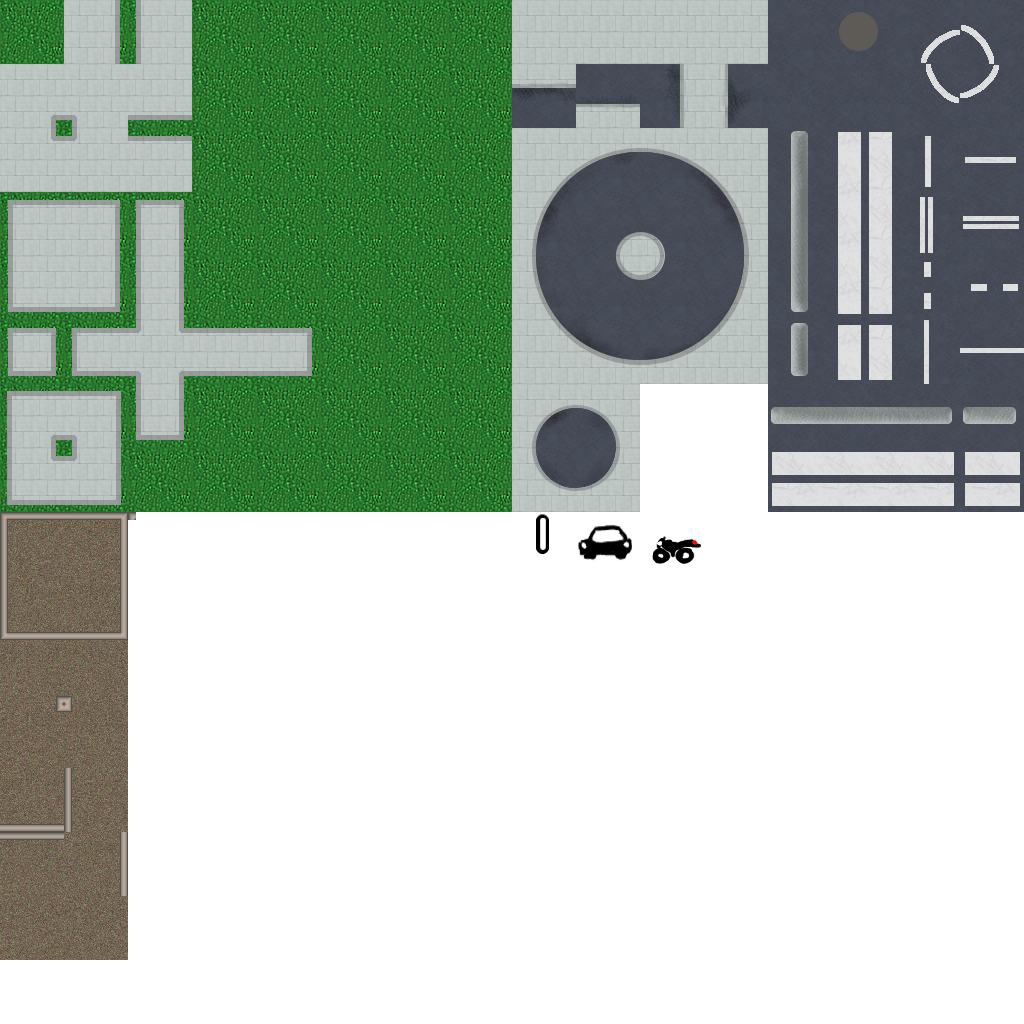
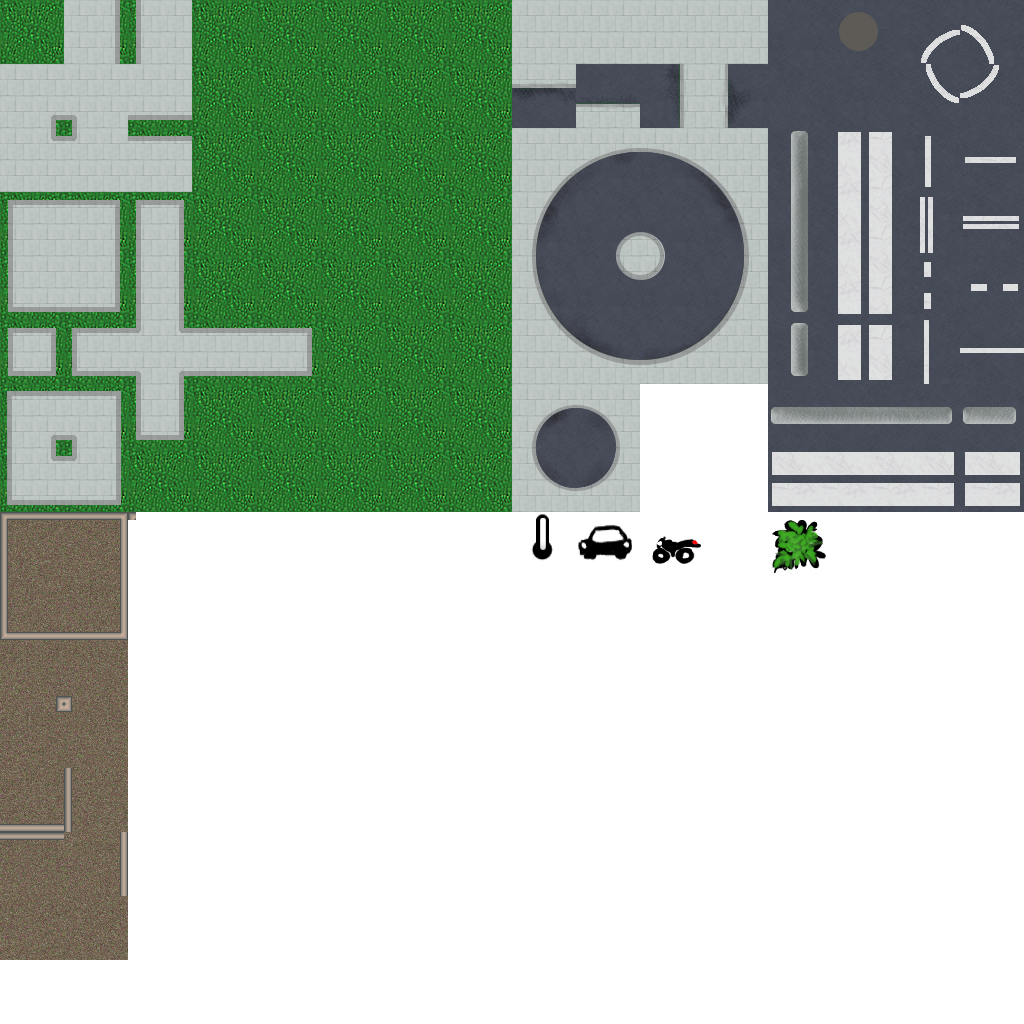
Layers edited between the first and the second 1024×1024 image:
painted on "Objects" over [531, 520, 826, 574]
